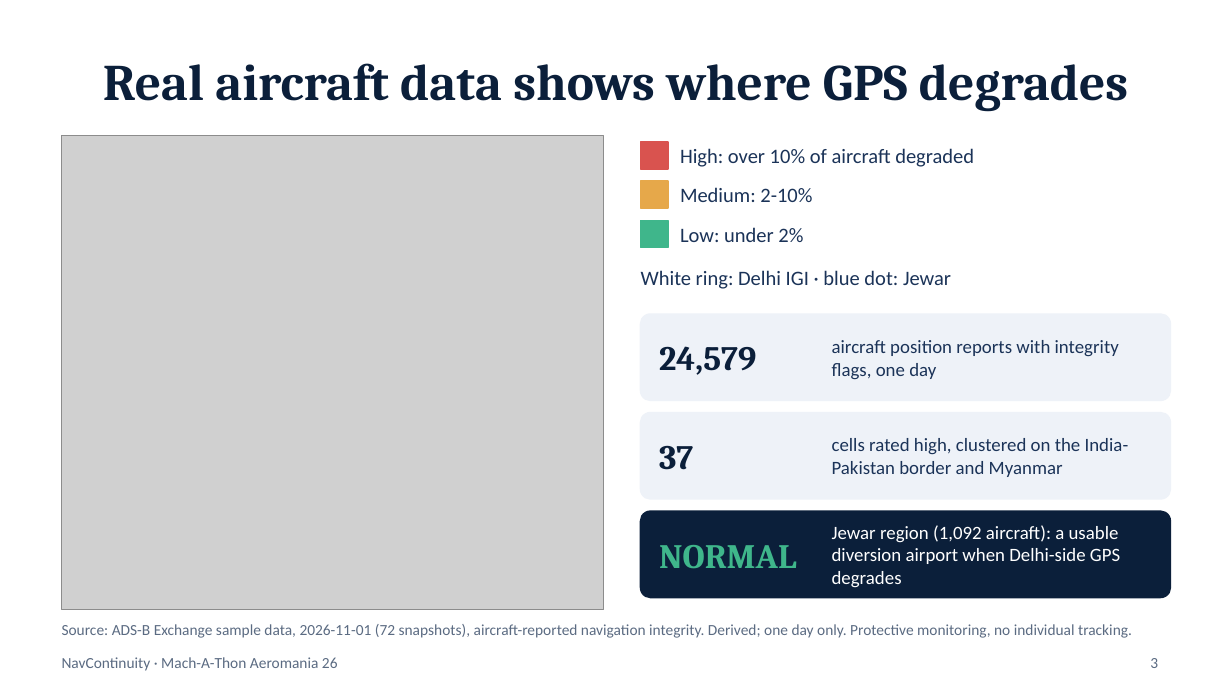
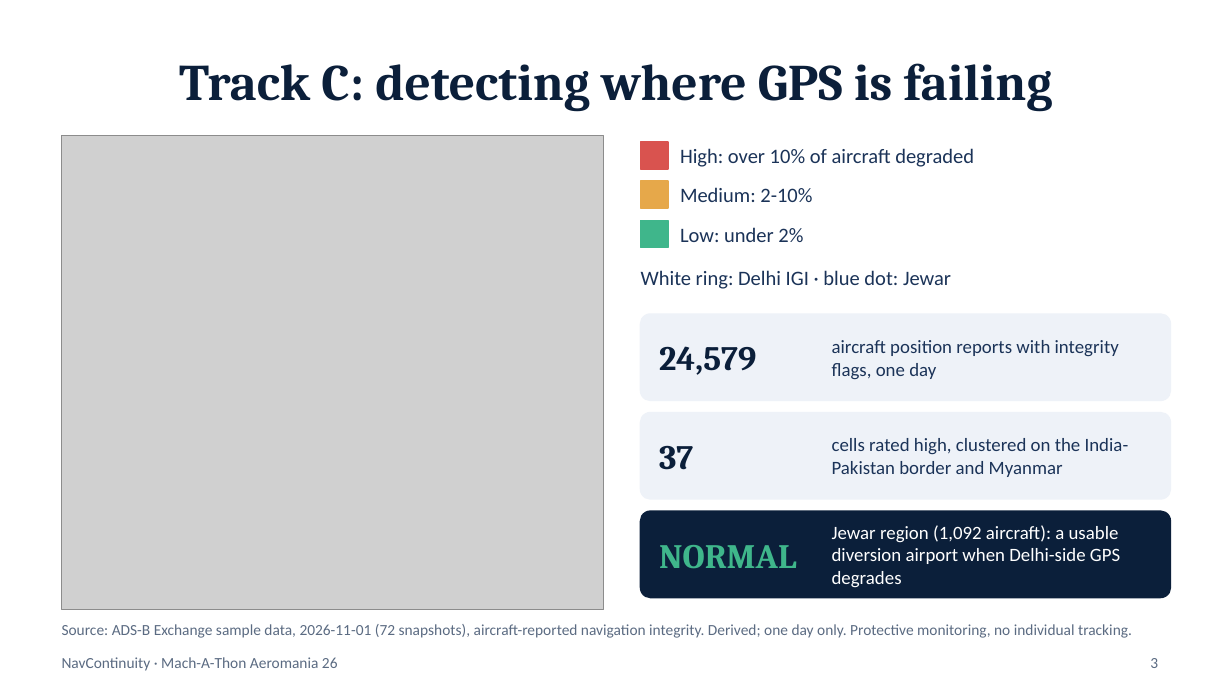
Before and after one commit to rehancodes-web/Mack.1, a slide deck: slide 3 of pitch/NavContinuity_MachAThon.pptx. Drawn at 1232x693 pixels with LibreOffice and Linux fonts; fonts in the diff are those of the drawing; grey boxes stand for pictures. Boxes give left, top, right and bottom in pixels: in the first picture for what was removed or moved away, otherwise in the second. Text is boxed around its words. In the diff, an @@ line names an element or a change of style, - is before the commit and + after.

```diff
--- a/pitch/NavContinuity_MachAThon.pptx
+++ b/pitch/NavContinuity_MachAThon.pptx
@@ title at [179,63,1053,112]: text changed @@
-Real aircraft data shows where GPS degrades
+Track C: detecting where GPS is failing
```
Also in this commit, not shown: 2 other slides changed, 5 other files.
